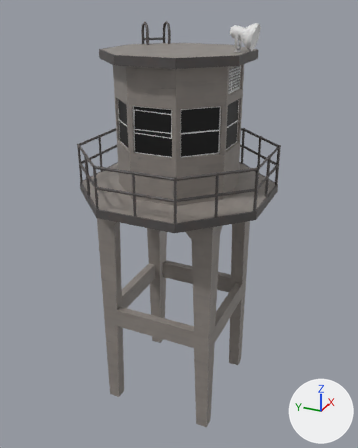
An edit to the glTF model Blends/building-guard-tower.glb, drawn before and after from the same camera.
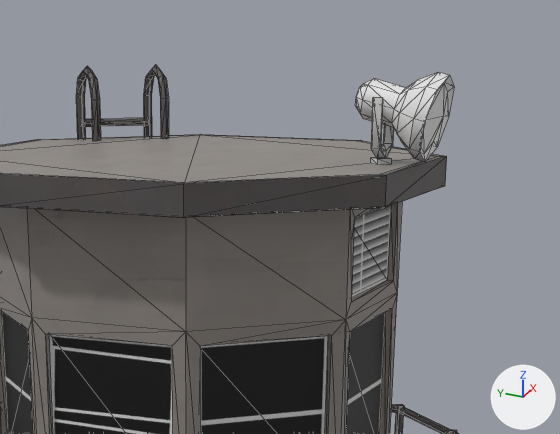
Each version is shown whole from a 50 mm lens placed at (-10.78, -4.87, 10.47), pointed at (0.04, 0.0, 5.06), then close up on the part from 33% to 82% of the width and 0% to 31% of the height. The axes (+X, +Y, +Z) are drawn at lower right. The lights are the same throughout. The close-ups show mesh edges as thin lines. Where no turn or scale is listed for an object, it has been applied to the vertices. Vertices at the same position are counted once.

Names of what the first close-up shows: 'building-guard-tower', 'prop-spot-light', 'prop-spot-light-base'.
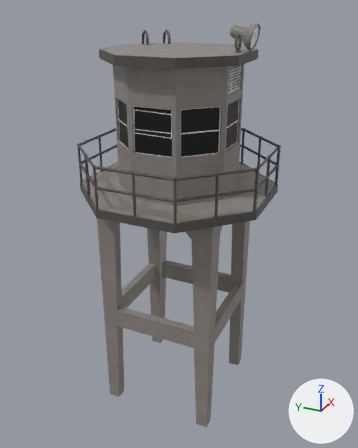
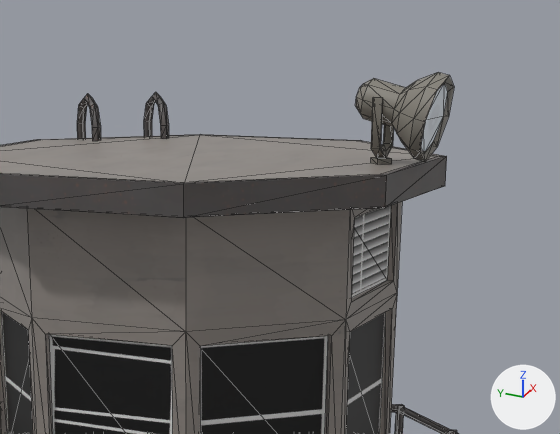
Commit message: working on guard tower

The edits, one by one:
Picture 'prop-spot-light-diffuse' (img_prop_spot_light_diffuse) is new.
In material 'prop-spot-light' (mat_prop_spot_light), base_color is no longer (0.8, 0.8, 0.8), white #e7e7e7.
In material 'prop-spot-light' (mat_prop_spot_light), texture is now set to img_prop_spot_light_diffuse.
me_building_guard_tower is used by ob_building_guard_tower; location (0.0, 0.0, 0.0).
me_building_guard_tower had 680 vertices, 1004 faces and spanned x -2.31..2.31, y -2.31..2.31, z 0.0..9.94.
me_building_guard_tower now has 672 vertices, 996 faces and spans x -2.31..2.31, y -2.31..2.31, z 0.0..9.74.
me_building_guard_tower part 1: the loose piece of 8 vertices spanning x 1.07..1.51, y 1.06..1.5, z 9.47..9.53 is deleted.
Part 2, on me_building_guard_tower:
40 vertices in x 0.78..1.52, y 0.77..1.5, z 9.7..9.94 move by (0.0, 0.0, -0.2).

What differs and where, as boxes [x1, y1, x2, y2] in the close-ups (560 x 434 px; the box of a moved part takes in the faces that stretch with it):
'building-guard-tower', reshaped
    before: [0, 65, 459, 434]
    after: [0, 92, 459, 434]
'prop-spot-light', surface changed (white to grey)
    both: [355, 72, 454, 162]
'prop-spot-light-base', surface changed
    both: [371, 98, 394, 164]
part 1 of me_building_guard_tower, deleted
    before: [83, 118, 148, 127]
part 2 of me_building_guard_tower, moved or reshaped
    before: [76, 65, 169, 141]
    after: [77, 92, 169, 141]
